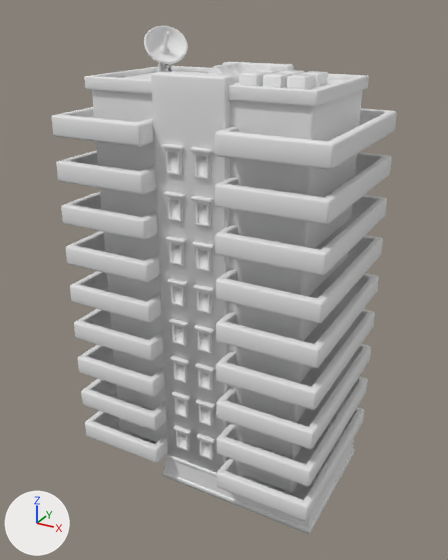
Before and after pictures for a commit that changed the FBX model Assets/NOTFUN/Cartoon City - Building Pack 1_1/Meshes/Building/Building_105.fbx.
The view is the same before and after, from a camera (50 mm lens) standing at (18.3, -33.6, 31.1) and looking at (0.0, -0.3, 14.4). Lighting does not change. The marker at lower left points along +X, +Y and +Z. Where no turn or scale is listed for an object, it has been applied to the vertices.

Objects in the first picture: 'Building_105'.
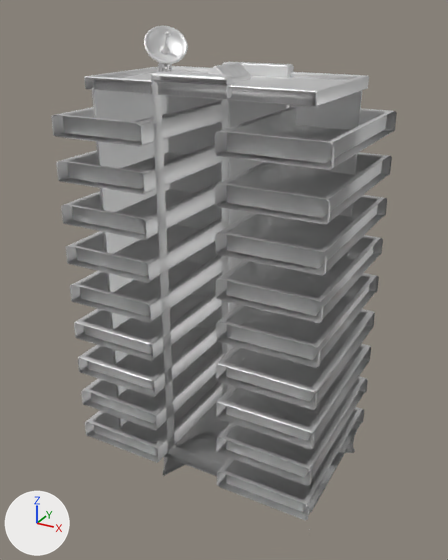
What changed in the scene script:
```text
Add mat_m_city_tex_002:
    mat_m_city_tex_002 = principled_material('M_City_tex.002')
    mat_m_city_tex_002.base_color = (0.8, 0.8, 0.8)  # white #e7e7e7
    mat_m_city_tex_002.metallic = 1.0
    mat_m_city_tex_002.roughness = 0.553
Change me_building_105:
    used by ob_building_105; location = (0.0, 0.0, 0.0)
    remove me_building_105.from_pydata(...)  # 5698 vertices, 5223 faces; spans x -8.8..8.8, y -5.7..5.8, z 0.0..30.1
    remove me_building_105.materials.append(mat_m_city_tex)  # white #e7e7e7
    add me_building_105.from_pydata(...)  # 3692 vertices, 3260 faces; spans x -8.8..8.8, y -5.7..5.8, z 0.0..30.1
    me_building_105 part 1: 28 loose pieces with 1470 vertices, spanning x -1.6..5.6, y -4.8..1.7, z 3.2..27.8, are deleted
    me_building_105 part 2: 536 vertices removed from x -5.6..8.7, y -5.7..2.8, z 0.0..26.8
    add me_building_105.materials.append(mat_m_city_tex_002)  # white #e7e7e7
```

Location of each change, [x1, y1, x2, y2] in pixels of the pictures (448 x 560 px):
part 1 of me_building_105, deleted
    before: [162, 69, 328, 460]
part 2 of me_building_105, deleted
    before: [52, 76, 395, 535]
